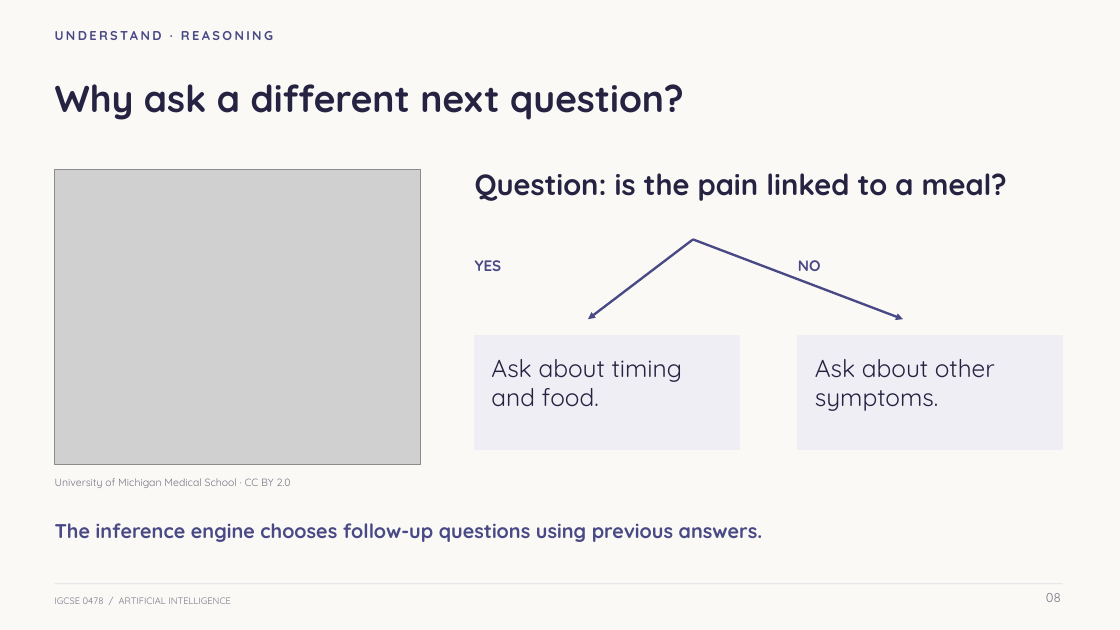
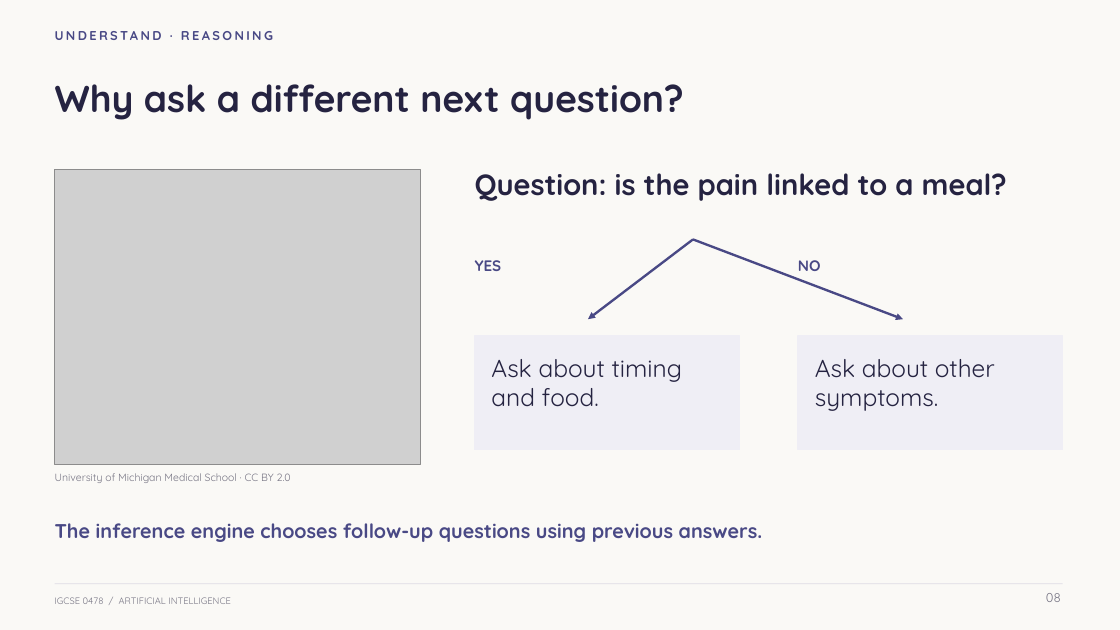
Before and after one commit to myk-sh/cs-lessons, a slide deck: slide 8 of 0478 P1/Artificial Intelligence/IGCSE_0478_Lesson_-_Artificial_Intelligence.pptx. Drawn at 1120x630 pixels with LibreOffice and Linux fonts; fonts in the diff are those of the drawing; grey boxes stand for pictures. Boxes give left, top, right and bottom in pixels: in the first picture for what was removed or moved away, otherwise in the second. Text is boxed around its words. In the diff, an @@ line names an element or a change of style, - is before the commit and + after.

```diff
--- a/0478 P1/Artificial Intelligence/IGCSE_0478_Lesson_-_Artificial_Intelligence.pptx
+++ b/0478 P1/Artificial Intelligence/IGCSE_0478_Lesson_-_Artificial_Intelligence.pptx
@@ text "University of Michigan Medical School ...": place and size @@
-text "University of Michigan Medical School ..." at [55, 478, 291, 488]
+text "University of Michigan Medical School ..." at [55, 473, 291, 483]
```
Also in this commit, not shown: 6 other slides changed, 2 other files.
